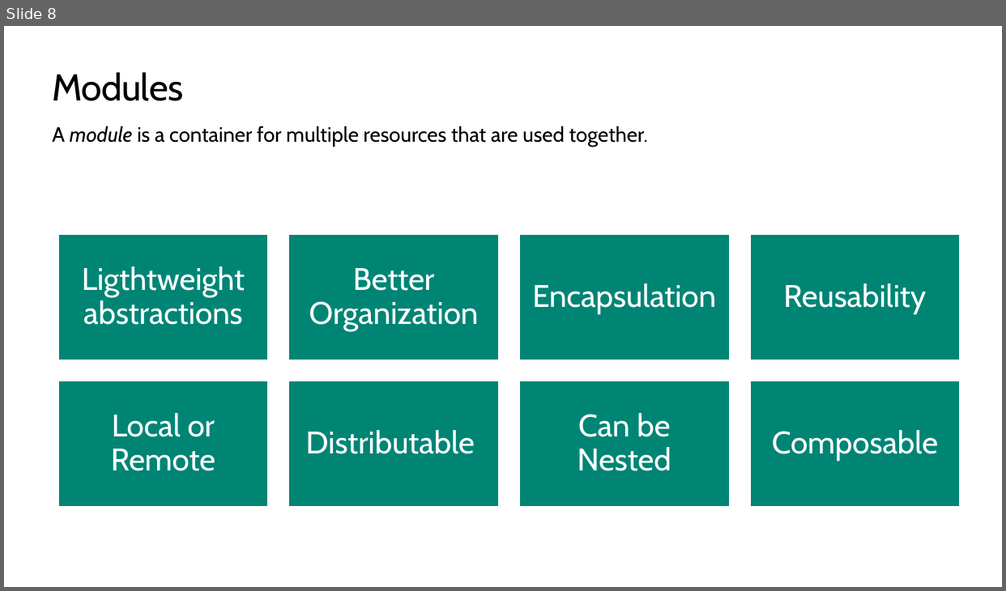
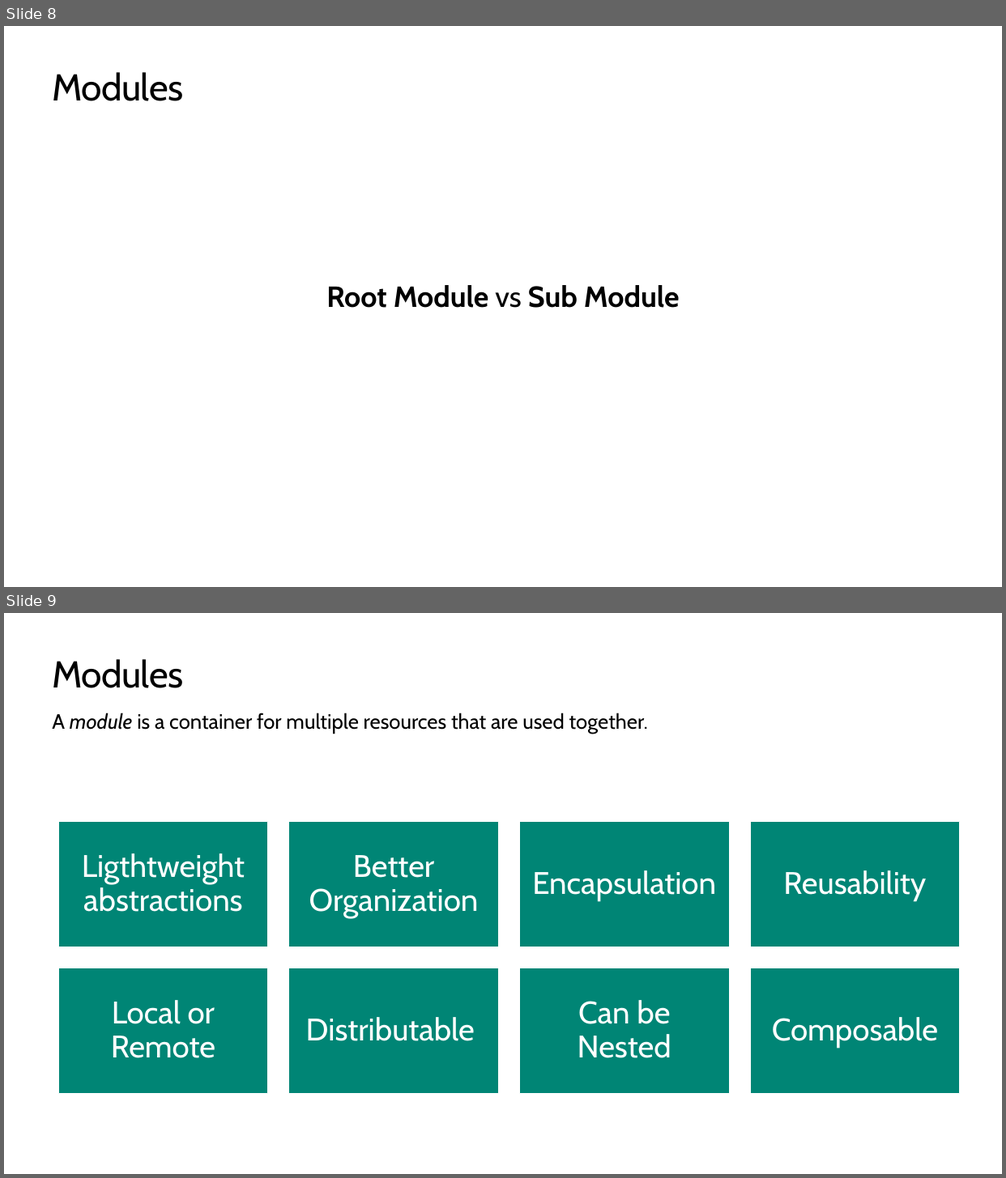
Before and after one commit to TIS-Cloud-Team/TF_Community_workshop, a slide deck: PPTs/04_dependencies_and_modules.pptx. Shown one above the other, each under a label of ours: slide 8 before the commit, slides 8 and 9 after it. The pictures are 1006x591 and 1006x1178 pixels, drawn with LibreOffice and Linux fonts; fonts in the diff are those of the drawing; background and template pictures are left out. Boxes give left, top, right and bottom in pixels: in the first picture for what was removed or moved away, otherwise in the second. Text is boxed around its words. In the diff, an @@ line names an element or a change of style, - is before the commit and + after.

```diff
--- a/PPTs/04_dependencies_and_modules.pptx
+++ b/PPTs/04_dependencies_and_modules.pptx
@@ slide 8 added at <box>4,26,1002,587</box>, background #FFFFFF @@
@@ title added at <box>52,72,183,101</box>, 36 pt, text #000000 @@
+Modules
@@ text added at <box>326,285,680,308</box>, 28 pt, text #000000, bold @@
+Root Module vs Sub Module
@@ what was slide 8 is now slide 9 @@
```
Also in this commit, not shown: 2 slides changed, 2 other slides added, 45 other files.
